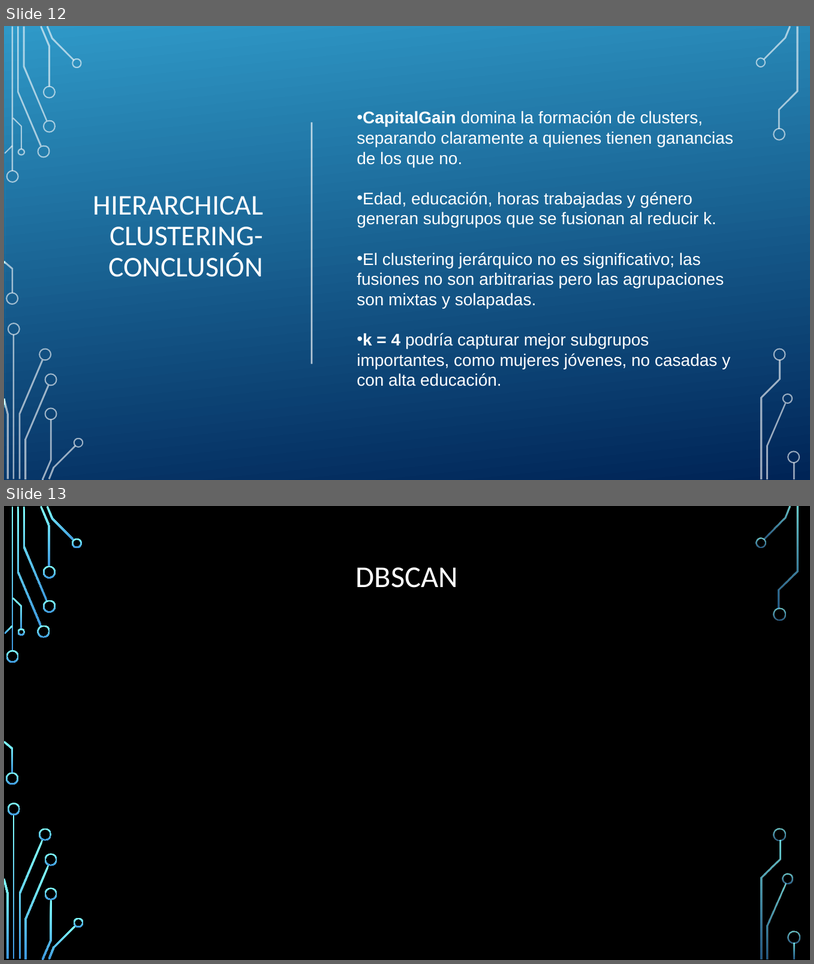
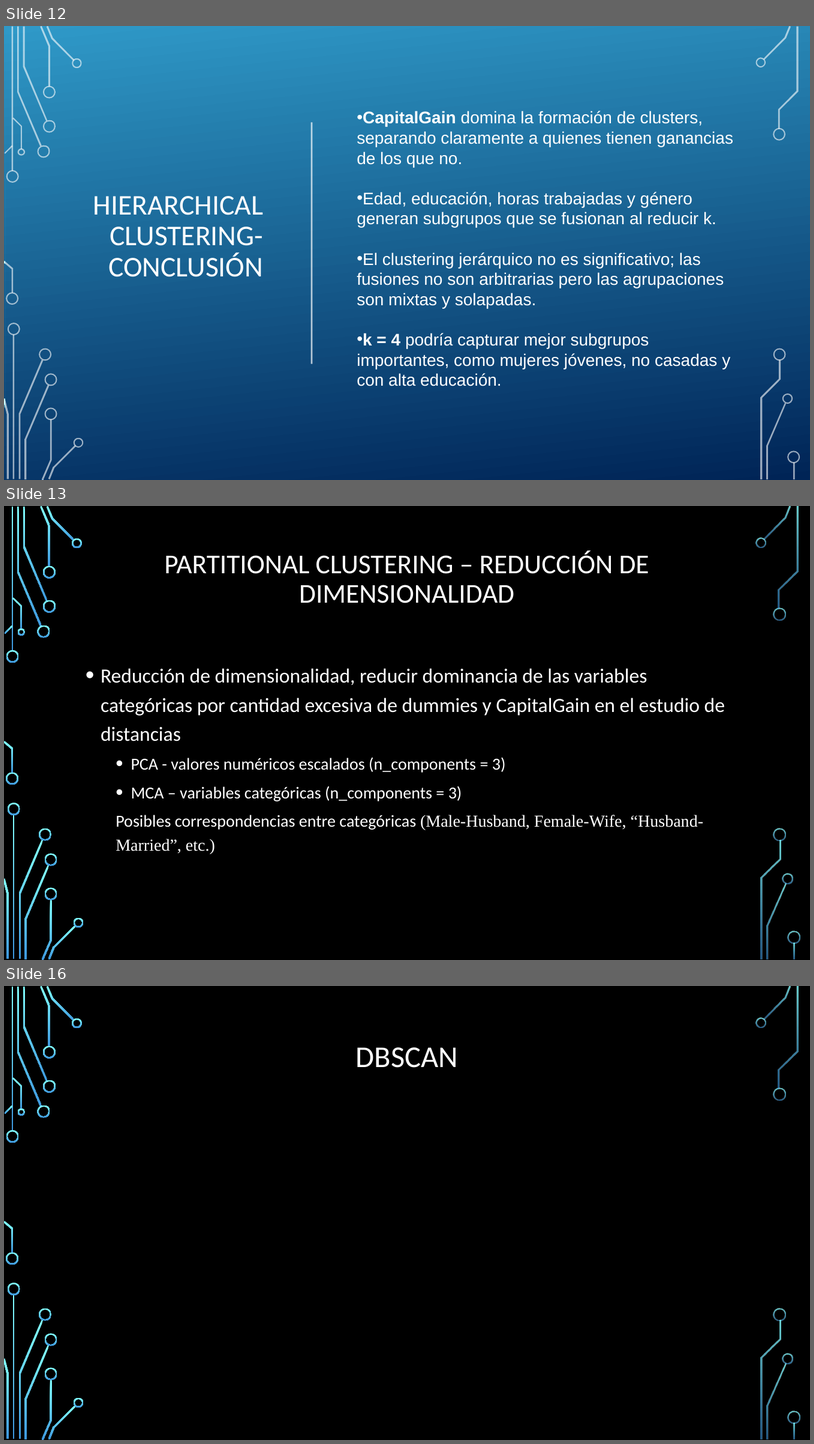
Before and after one commit to lauragagonzalez/Aprendizaje-Autom-tico, a slide deck: MACHINE LEARNING.pptx. Shown one above the other, each under a label of ours: slides 12 and 13 before the commit, slides 12, 13 and 16 after it; the slides between them are not shown. The pictures are 814x964 and 814x1444 pixels, drawn with LibreOffice and Linux fonts; fonts in the diff are those of the drawing; background and template pictures are left out. Boxes give left, top, right and bottom in pixels: in the first picture for what was removed or moved away, otherwise in the second. Text is boxed around its words. In the diff, an @@ line names an element or a change of style, - is before the commit and + after.

```diff
--- a/MACHINE LEARNING.pptx
+++ b/MACHINE LEARNING.pptx
@@ slide 13 added at (x1=4, y1=506, x2=810, y2=960), background picture (left out); not listed: 36 template elements that a slide beside it also shows @@
@@ title added at (x1=164, y1=550, x2=650, y2=603), 32.4 pt, text #FFFFFF @@
+PARTITIONAL CLUSTERING – REDUCCIÓN DE DIMENSIONALIDAD
@@ text added at (x1=101, y1=668, x2=725, y2=854), 20 pt, text #FFFFFF @@
+• Reducción de dimensionalidad, reducir dominancia de las variables categóricas por cantidad excesiva de dummies y CapitalGain en el estudio de distancias
+  • PCA - valores numéricos escalados (n_components = 3)
+  • MCA – variables categóricas (n_components = 3)
+  Posibles correspondencias entre categóricas (Male-Husband, Female-Wife, “Husband-Married”, etc.)
@@ what was slide 13 is now slide 16 @@
```
Also in this commit, not shown: 2 other slides added.
